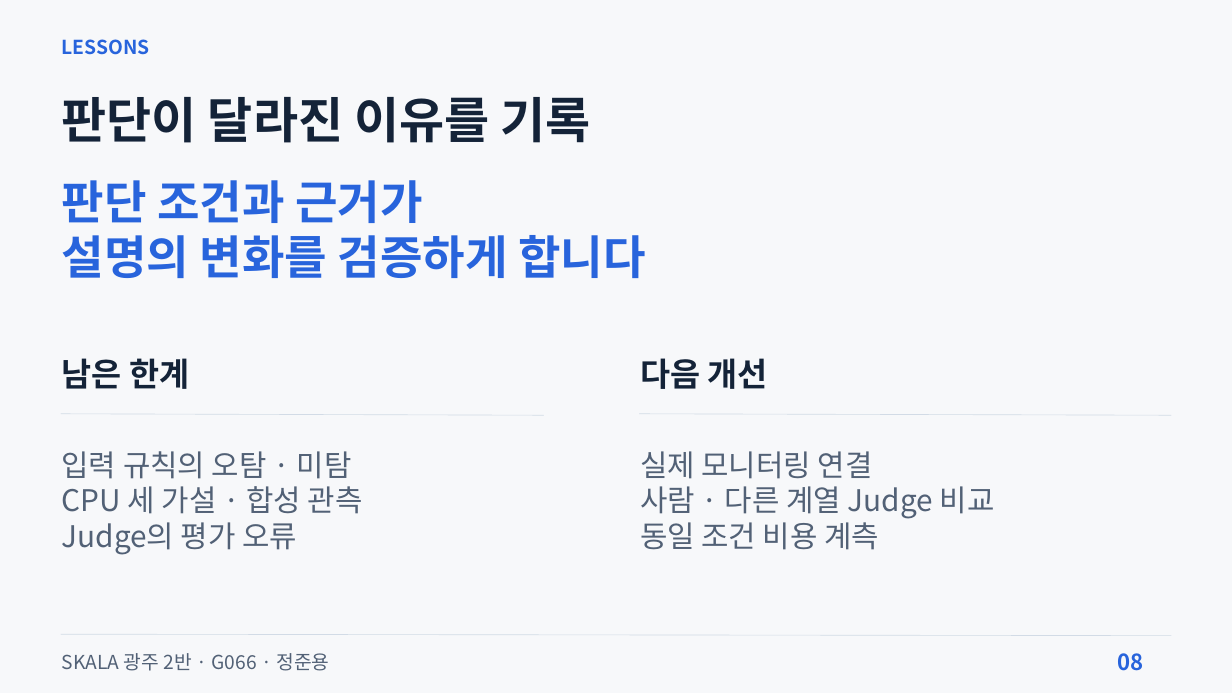
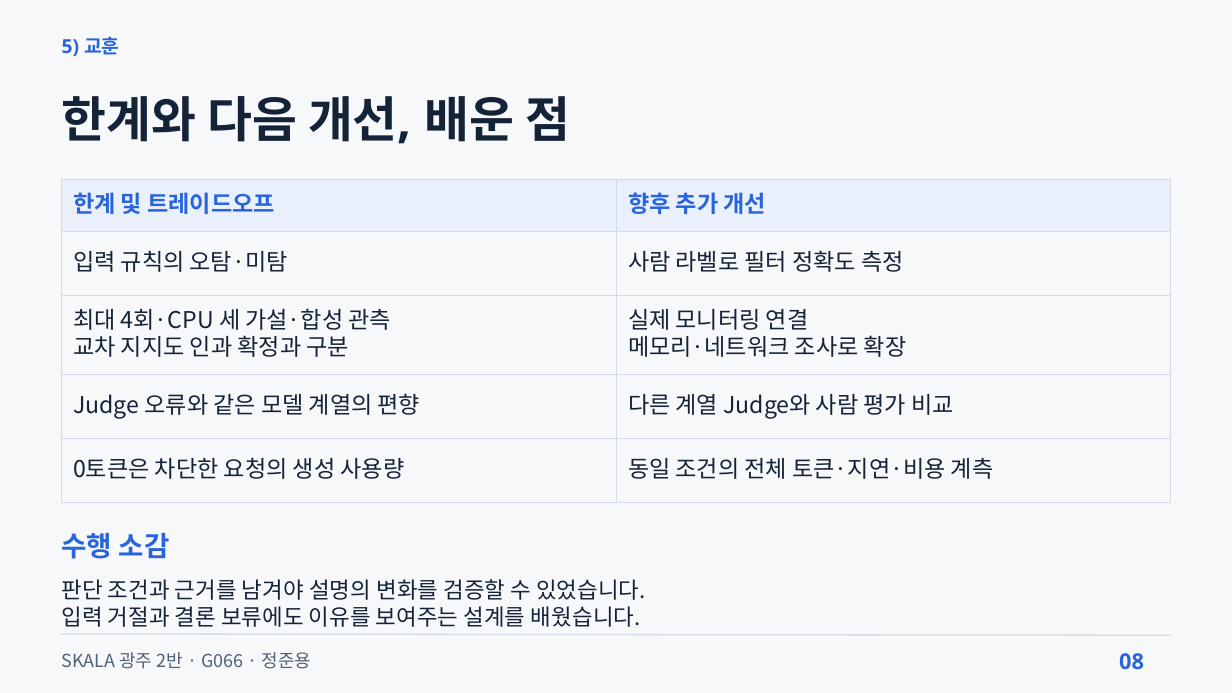
Before and after one commit to beshurl/skala-ai-mini-project, a slide deck: slide 8 of doc/presentation/운영진단_에이전트_5분발표.pptx. Drawn at 1232x693 pixels with LibreOffice and Linux fonts; fonts in the diff are those of the drawing. Boxes give left, top, right and bottom in pixels: in the first picture for what was removed or moved away, otherwise in the second. Text is boxed around its words. In the diff, an @@ line names an element or a change of style, - is before the commit and + after.

```diff
--- a/doc/presentation/운영진단_에이전트_5분발표.pptx
+++ b/doc/presentation/운영진단_에이전트_5분발표.pptx
@@ text at [62, 36, 119, 56]: text changed; font Noto Sans CJK KR to Noto Sans @@
-LESSONS
+5) 교훈
@@ text at [62, 96, 570, 144]: text changed; size 57.4 to 57 pt; font Noto Sans CJK KR to Noto Sans @@
-판단이 달라진 이유를 기록
+한계와 다음 개선, 배운 점
@@ table added at [62, 179, 1170, 503], 5 rows, 2 columns @@
+한계 및 트레이드오프 | 향후 추가 개선
+입력 규칙의 오탐·미탐 | 사람 라벨로 필터 정확도 측정
+최대 4회·CPU 세 가설·합성 관측 / 교차 지지도 인과 확정과 구분 | 실제 모니터링 연결 / 메모리·네트워크 조사로 확장
+Judge 오류와 같은 모델 계열의 편향 | 다른 계열 Judge와 사람 평가 비교
+0토큰은 차단한 요청의 생성 사용량 | 동일 조건의 전체 토큰·지연·비용 계측
@@ text removed at [62, 180, 646, 278] @@
-판단 조건과 근거가
-설명의 변화를 검증하게 합니다
@@ text removed at [62, 358, 189, 389] @@
-남은 한계
@@ text removed at [640, 358, 768, 389] @@
-다음 개선
@@ line removed from (61, 414) to (543, 415) @@
@@ line removed from (639, 414) to (1171, 415) @@
@@ text removed at [62, 451, 363, 555] @@
-입력 규칙의 오탐 · 미탐
-CPU 세 가설 · 합성 관측
-Judge의 평가 오류
@@ text removed at [640, 451, 995, 550] @@
-실제 모니터링 연결
-사람 · 다른 계열 Judge 비교
-동일 조건 비용 계측
@@ text added at [62, 533, 170, 559], 32.2 pt, text #2864DC, bold @@
+수행 소감
@@ text added at [62, 579, 646, 627], 26.2 pt, text #142338 @@
+판단 조건과 근거를 남겨야 설명의 변화를 검증할 수 있었습니다.
+입력 거절과 결론 보류에도 이유를 보여주는 설계를 배웠습니다.
@@ line (61, 634) - (1171, 635): stroke #D2DBE6 0.75 pt to #D2DBE6 1.5 pt @@
@@ text "SKALA 광주 2반 · G066 ..." at [62, 652, 312, 669]: size 22.5 to 21 pt; line spacing 27pt to 25.2pt @@
@@ text "08" at [1119, 653, 1144, 670]: size 25.9 to 25.5 pt, font Noto Sans CJK KR to Noto Sans; line spacing 31pt to 30.6pt @@
```
Also in this commit, not shown: 1 other slide changed, 6 slides added, 6 slides removed, 4 other files.
